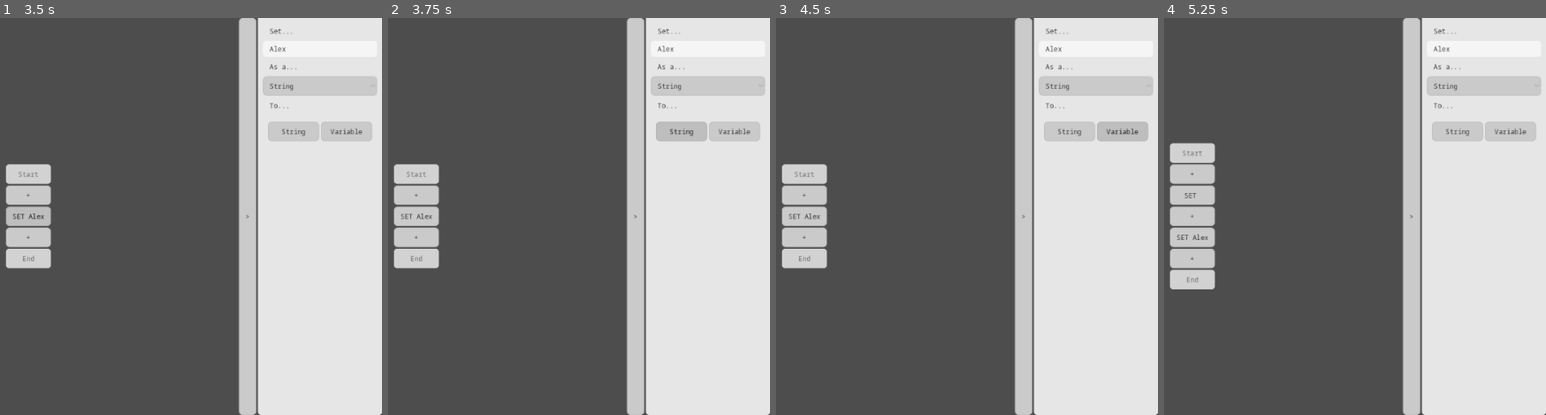
Above: before the commit, frames 1-4 (left to right).
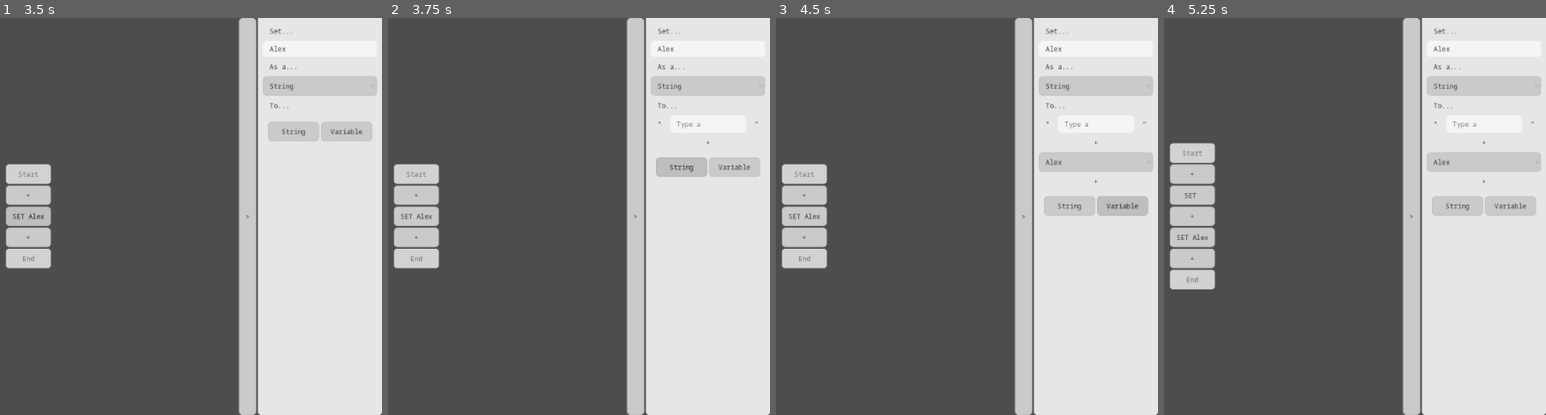
Above: after the commit, the same moments.

Repository: nstryder/raptor_zwei
Game: Godot game, scene res://src/main.tscn
Same seed, same stepped clock (60 frames per second), same inputs: the game is played once before the commit and once after it.
Inputs (mouse positions are in pixels of both pictures, inside the frame that each line leads up to):
- Up to frame 1 (3.5 s): click "+" at 0.5 s; click "SET" at 1.25 s; click (320, 49) at 2.02 s; type "Alex" at 2.1 s; click "SET Alex" at 2.75 s
- Up to frame 2 (3.75 s): click "String" at 3.5 s
- Up to frame 3 (4.5 s): click "Variable" at 4.25 s
- Up to frame 4 (5.25 s): click "+" at 5 s

Frame 1 is identical in both runs. In frame 2, 2.5% of the frame differs, in the area x 70-98%, y 26-41%; in frame 3, 4.0%, in the area x 68-99%, y 26-50%; in frame 4, 4.0%.
Error before the commit: Invalid access to property or key 'values' on a base object of type 'RefCounted (Variable)'. (res://src/controls/panels/assignment_panel.gd:19)

Commit message:
Move values[] from Variable to AssignmentSymbol

Diff:
--- a/src/controls/panels/assignment_panel.gd
+++ b/src/controls/panels/assignment_panel.gd
@@ -16,7 +16,7 @@
 	_variable_name.text = assignment_symbol.variable.name
 	for node in _value_box.get_children():
 		node.queue_free()
-	for value: Main.Value in assignment_symbol.variable.values:
+	for value: Main.Value in assignment_symbol.values:
 		if value is Main.StringValue:
 			create_string_box(value as Main.StringValue)
 		elif value is Main.VariableValue:
@@ -38,7 +38,7 @@
 func _on_button_string_pressed() -> void:
 	var assignment_symbol := symbol as Main.AssignmentSymbol
 	var new_string_value := Main.StringValue.new()
-	assignment_symbol.variable.values.append(new_string_value)
+	assignment_symbol.values.append(new_string_value)
 	create_string_box(new_string_value)
 
 
@@ -50,7 +50,7 @@
 func _on_button_variable_pressed() -> void:
 	var assignment_symbol := symbol as Main.AssignmentSymbol
 	var new_variable_value := Main.VariableValue.new()
-	assignment_symbol.variable.values.append(new_variable_value)
+	assignment_symbol.values.append(new_variable_value)
 	create_variable_box(new_variable_value)
 
 
@@ -68,6 +68,6 @@
 	var assignment_symbol := symbol as Main.AssignmentSymbol
 	assignment_symbol.variable.type = idx as Main.Variable.Type
 	_type_lines.current_tab = idx
-	assignment_symbol.variable.values.clear()
+	assignment_symbol.values.clear()
 	for child in _value_box.get_children():
 		child.queue_free()
